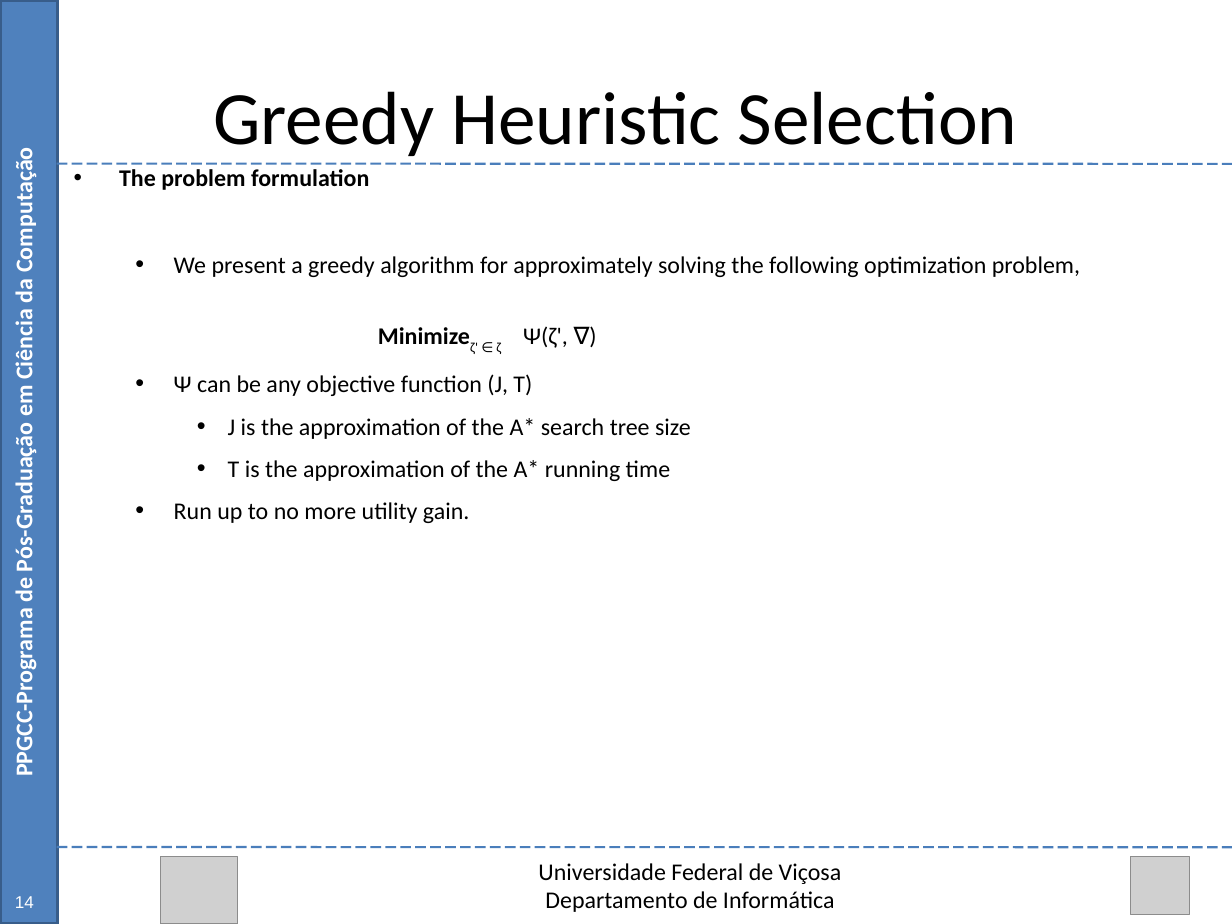
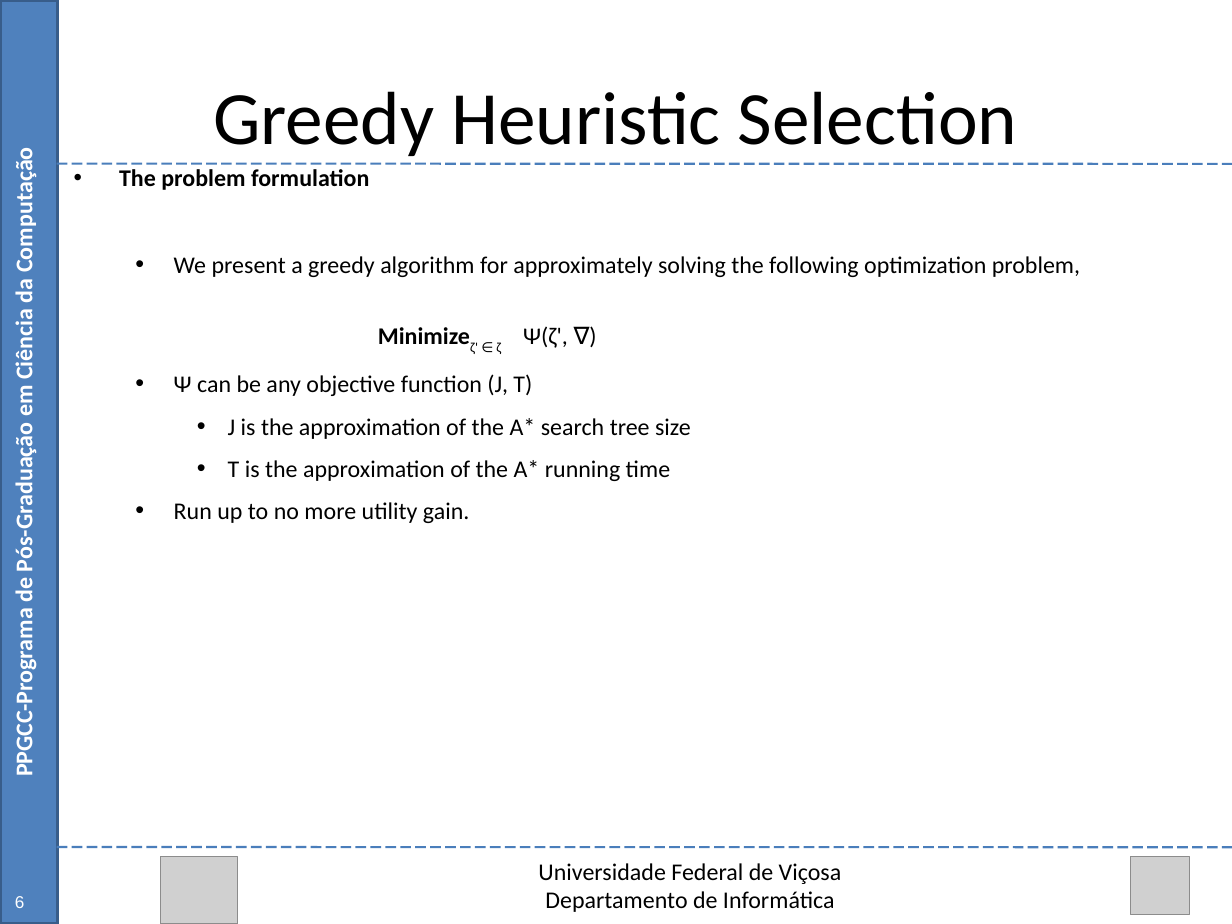
Before and after one commit to Marvinsky/research-marvin, a slide deck: slide 23 of latex/odp/dissertation_v4.odp. Drawn at 1232x924 pixels with LibreOffice and Linux fonts; fonts in the diff are those of the drawing; grey boxes stand for pictures. Boxes give left, top, right and bottom in pixels: in the first picture for what was removed or moved away, otherwise in the second. Text is boxed around its words. In the diff, an @@ line names an element or a change of style, - is before the commit and + after.

```diff
--- a/latex/odp/dissertation_v4.odp
+++ b/latex/odp/dissertation_v4.odp
@@ text at [15, 896, 25, 908]: text changed @@
-14
+6
```
Also in this commit, not shown: 42 other slides changed.
